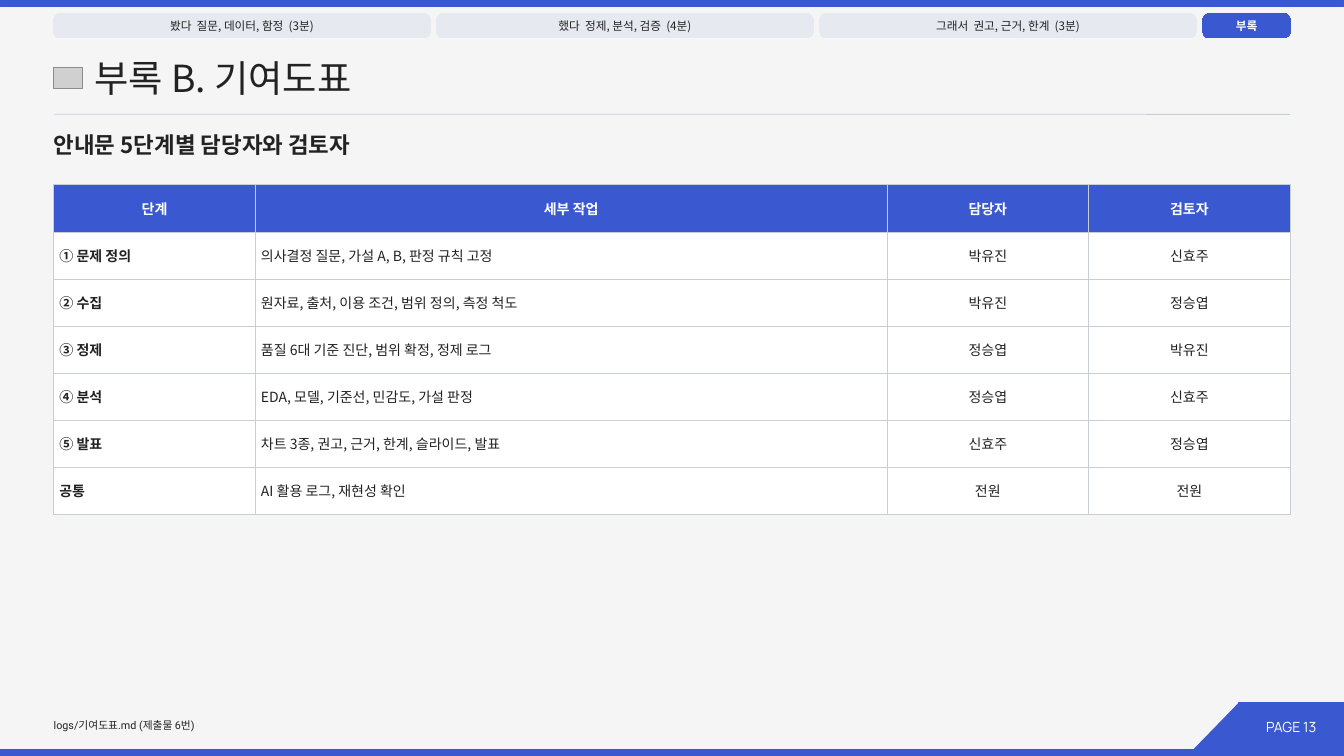
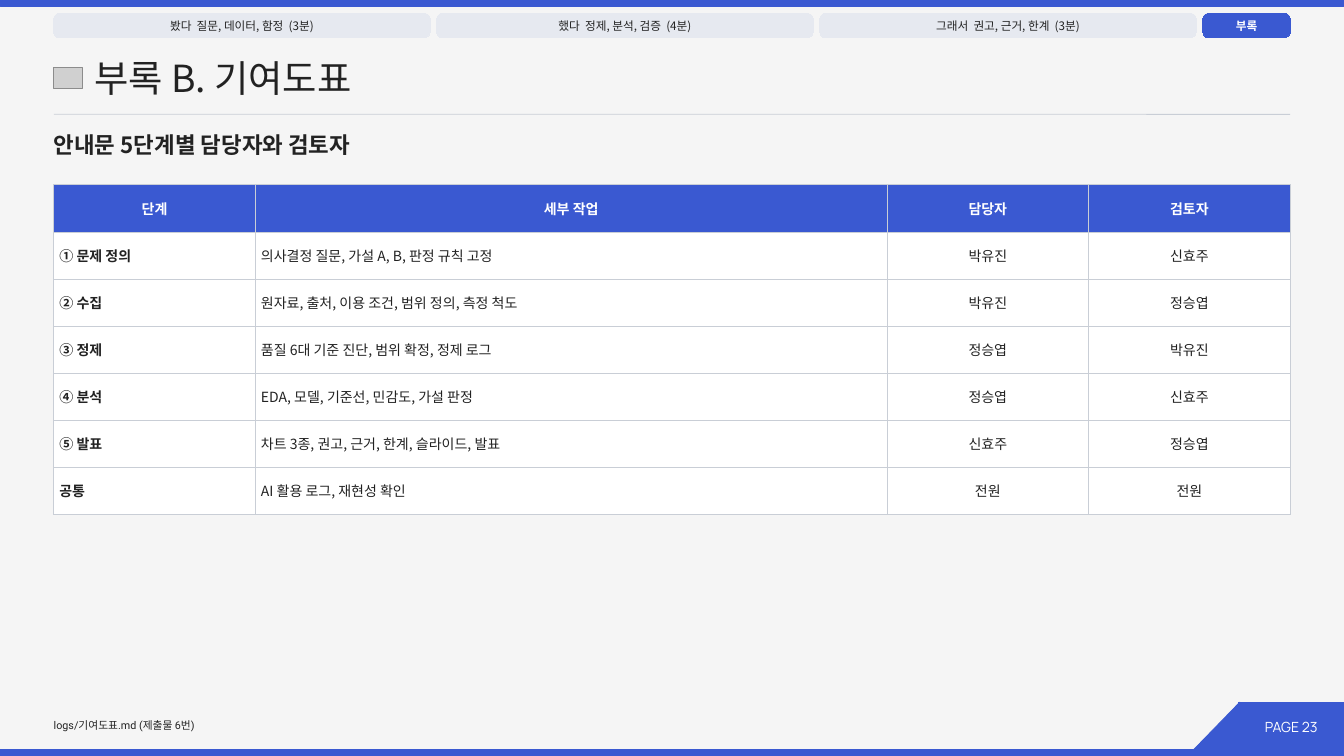
Before and after one commit to 202103116-stack/university-dropout-risk-analysis, a slide deck: slide 23 of slides/14조_발표.pptx (slide 13 before the commit). Drawn at 1344x756 pixels with LibreOffice and Linux fonts; fonts in the diff are those of the drawing; grey boxes stand for pictures. Boxes give left, top, right and bottom in pixels: in the first picture for what was removed or moved away, otherwise in the second. Text is boxed around its words. In the diff, an @@ line names an element or a change of style, - is before the commit and + after.

```diff
--- a/slides/14조_발표.pptx
+++ b/slides/14조_발표.pptx
@@ text in rectangle at <box>1265,721,1318,732</box>: text changed @@
-PAGE 13
+PAGE 23
```
Also in this commit, not shown: 5 other slides changed, 11 slides added, 3 other files.
